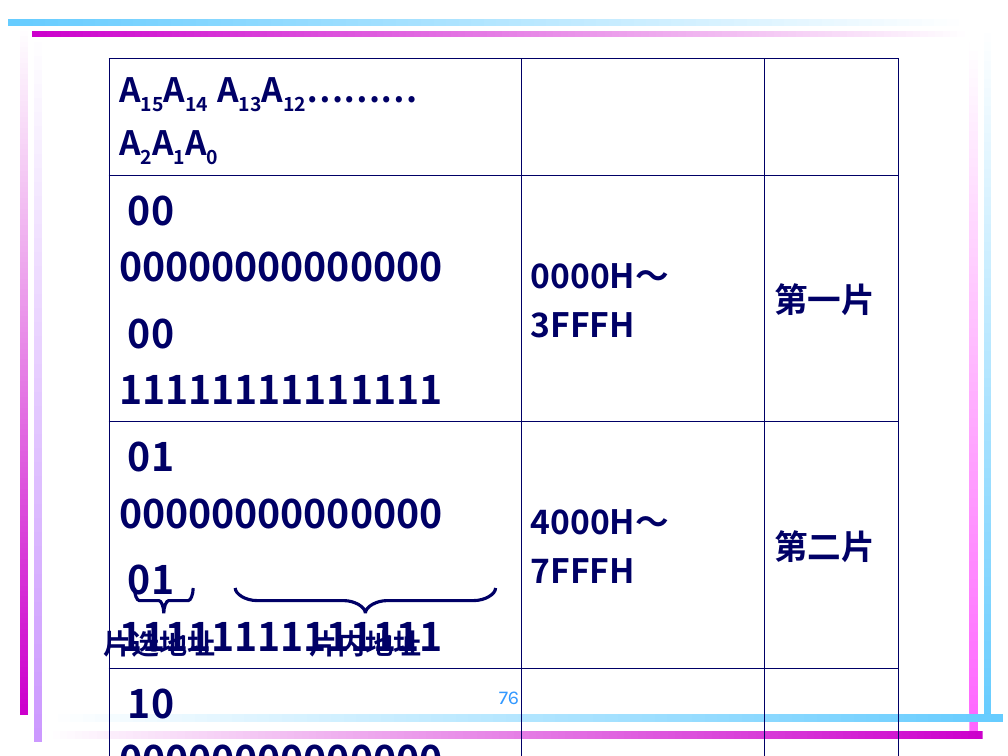
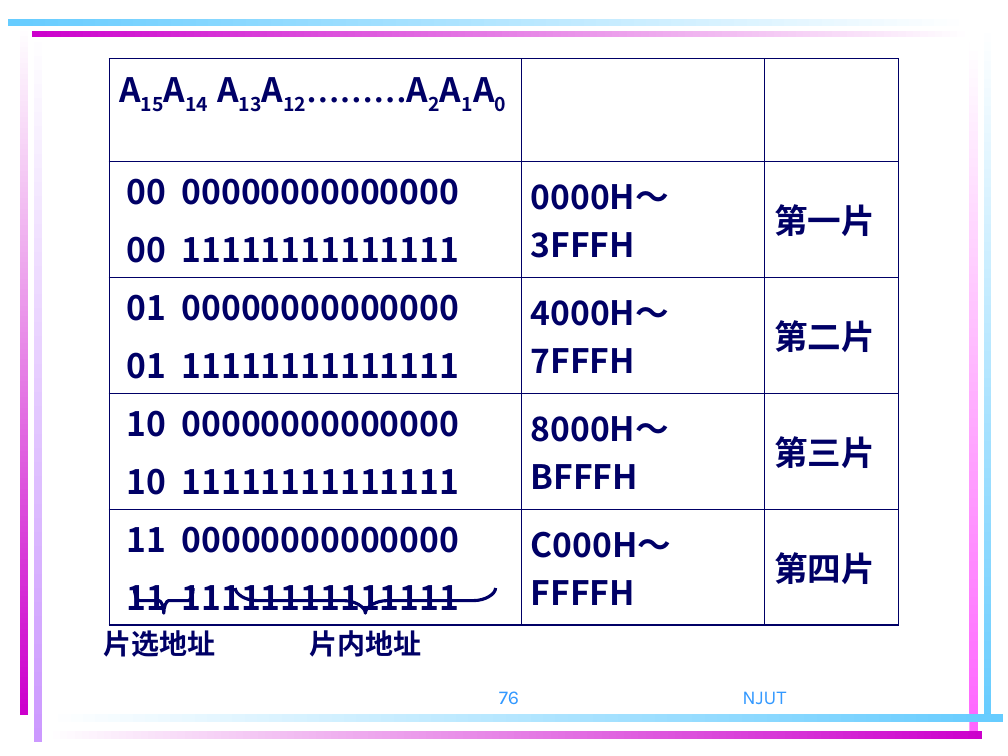
Before and after one commit to ZJWang9928/Own-Notes, a slide deck: slide 76 of 计算机组成原理课件/第 4 章 存储器系统(18版）new.ppt. Drawn at 1008x756 pixels with LibreOffice and Linux fonts; fonts in the diff are those of the drawing. Boxes give left, top, right and bottom in pixels: in the first picture for what was removed or moved away, otherwise in the second. Text is boxed around its words. In the diff, an @@ line names an element or a change of style, - is before the commit and + after.

```diff
--- a/计算机组成原理课件/第 4 章 存储器系统(18版）new.ppt
+++ b/计算机组成原理课件/第 4 章 存储器系统(18版）new.ppt
@@ table at [109,58,898,619] @@
@@ font Noto Sans CJK SC to Times New Roman in "A13A12………A2A1A0" @@
@@ size 28 to 24 pt in "00 00000000000000", "00 11111111111111", "01 00000000000000", "01 11111111111111" and 4 more places @@
@@ less space between paragraphs @@
@@ rectangle at [45,715,1003,723]: fill gradient #66CCFF to #FFFFFF to gradient #FFFFFF to #66CCFF @@
@@ text added at [742,691,786,704], 14 pt, text #3399FF @@
+NJUT
@@ rectangle at [46,730,982,738]: fill gradient #CC00CC to #FFFFFF to gradient #FFFFFF to #CC00CC @@
```
Also in this commit, not shown: 129 other slides changed, 6 slides added, 6 slides removed, 1 other file.
